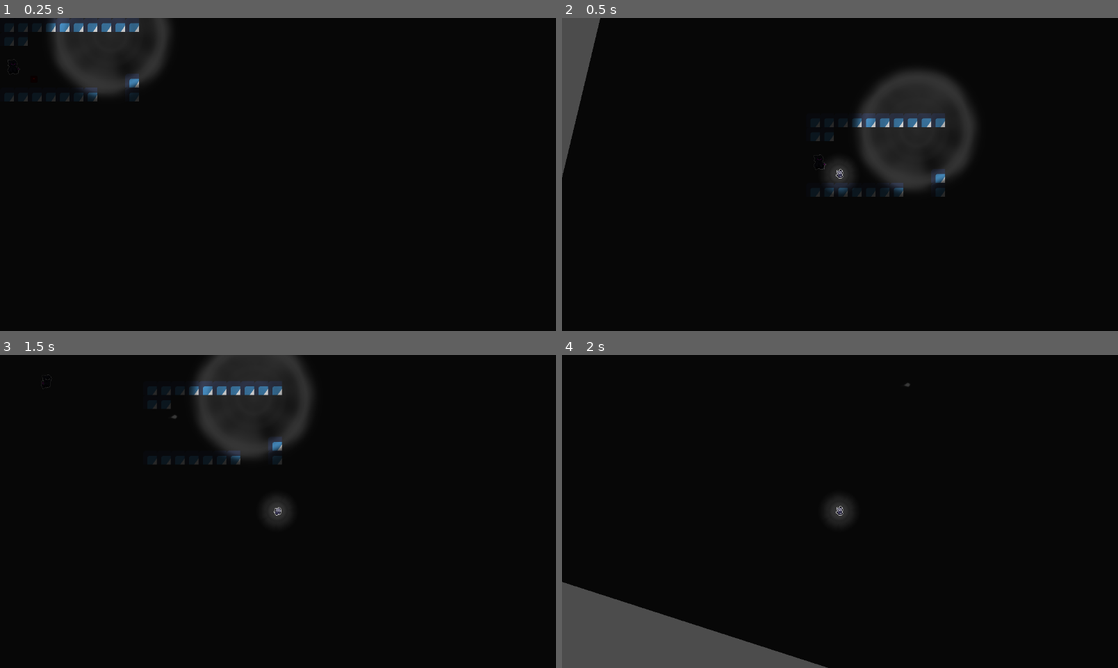
Above: before the commit, frames 1-4 (two rows, left to right).
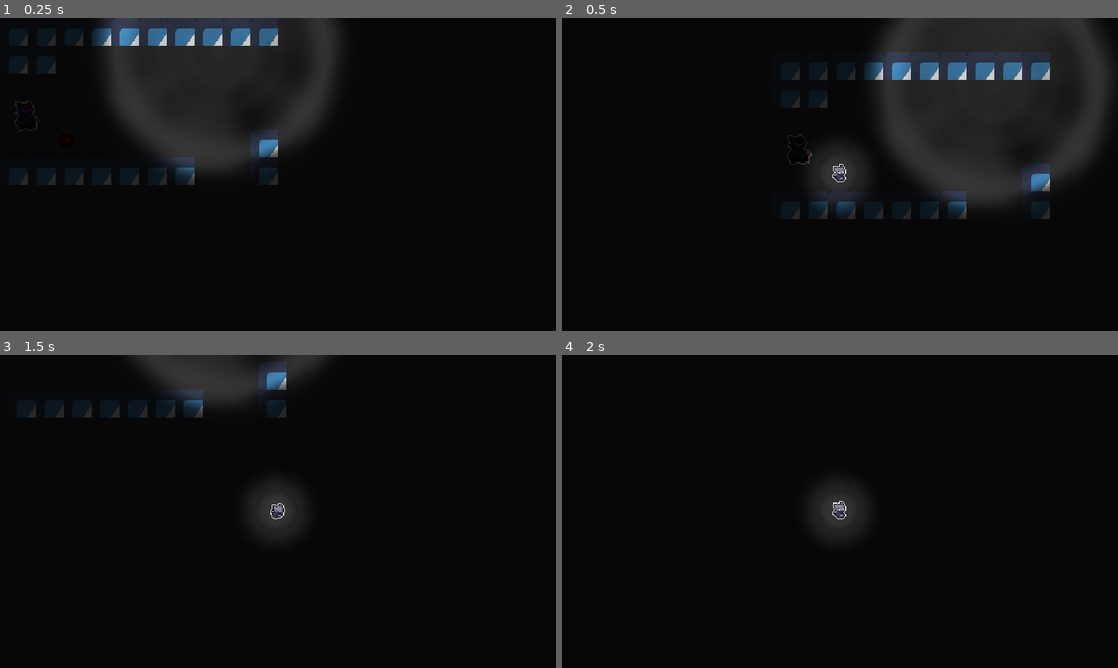
Above: after the commit, the same moments.

Repository: MNchino/LD2022
Game: Godot game, scene res://Playspace.tscn
Two runs of this game, one before a commit and one after it. Both use one fixed random seed, a clock stepped at 60 frames per second and the inputs below. The engine's default icon, where the game draws it, is replaced by a stand-in: a white triangle on a blue panel in a dark square.
Inputs (mouse positions are in pixels of both pictures, inside the frame that each line leads up to):
- Up to frame 1 (0.25 s): no input
- Up to frame 2 (0.5 s): no input
- Up to frame 3 (1.5 s): move the mouse to (400, 495) at 0.52 s; press the mouse at (400, 495) at 0.53 s; hold D (game_right) 0.53-1.28 s; move the mouse to (166, 527) at 1.27 s; release the mouse at (166, 527) at 1.28 s; hold S (game_down) from 1.28 s (still down); tap Shift (game_dash) at 1.35 s
- Up to frame 4 (2 s): keep holding S (game_down)

The runs differ from the first frame. In frame 1, 15% of the frame differs, in the area x 1-61%, y 0-54%; in frame 2, 19%, in the area x 0-99%, y 0-65%; in frame 3, 5.0%; in frame 4, 7.2%.

Commit message:
Changed zoom

Diff:
--- a/The Entity/Level/LevelGeometry/LevelGeometry.tscn
+++ b/The Entity/Level/LevelGeometry/LevelGeometry.tscn
@@ -1,9 +1,6 @@
-[gd_scene load_steps=13 format=2]
+[gd_scene load_steps=7 format=2]
 
 [ext_resource path="res://icon.png" type="Texture" id=1]
-[ext_resource path="res://Level/Bramble/BrambleTrigger.tscn" type="PackedScene" id=2]
-[ext_resource path="res://Level/Water/Water.tscn" type="PackedScene" id=3]
-[ext_resource path="res://Level/Mud/MudTrigger.tscn" type="PackedScene" id=4]
 
 [sub_resource type="ConvexPolygonShape2D" id=1]
 points = PoolVector2Array( 0, 0, 32, 0, 32, 32, 0, 32 )
@@ -65,15 +62,6 @@
 } ]
 0/z_index = 0
 
-[sub_resource type="RectangleShape2D" id=6]
-extents = Vector2( 89.5, 58 )
-
-[sub_resource type="RectangleShape2D" id=7]
-extents = Vector2( 112, 57.5 )
-
-[sub_resource type="RectangleShape2D" id=8]
-extents = Vector2( 87.5, 49.5 )
-
 [node name="LevelGeometry" type="Node2D"]
 
 [node name="Static" type="Node2D" parent="."]
@@ -84,25 +72,3 @@
 collision_layer = 2
 format = 1
 tile_data = PoolIntArray( 0, 0, 0, 1, 0, 0, 2, 0, 0, 3, 0, 0, 4, 0, 0, 5, 0, 0, 6, 0, 0, 7, 0, 0, 8, 0, 0, 9, 0, 0, 65536, 0, 0, 65537, 0, 0, 262153, 0, 0, 327680, 0, 0, 327681, 0, 0, 327682, 0, 0, 327683, 0, 0, 327684, 0, 0, 327685, 0, 0, 327686, 0, 0, 327689, 0, 0 )
-
-[node name="Area2D" parent="." instance=ExtResource( 2 )]
-
-[node name="CollisionShape2D" parent="Area2D" index="0"]
-position = Vector2( 639, 118 )
-shape = SubResource( 6 )
-
-[node name="Water" parent="." instance=ExtResource( 3 )]
-
-[node name="CollisionShape2D" parent="Water" index="0"]
-position = Vector2( 483, 266 )
-shape = SubResource( 7 )
-
-[node name="MudTrigger" parent="." instance=ExtResource( 4 )]
-
-[node name="CollisionShape2D" parent="MudTrigger" index="0"]
-position = Vector2( 504, -21 )
-shape = SubResource( 8 )
-
-[editable path="Area2D"]
-[editable path="Water"]
-[editable path="MudTrigger"]
--- a/The Entity/project.godot
+++ b/The Entity/project.godot
@@ -47,10 +47,11 @@
 
 [display]
 
-window/size/width=1280
-window/size/height=720
+window/size/width=640
+window/size/height=360
 window/size/test_width=1280
 window/size/test_height=720
+window/stretch/mode="2d"
 
 [importer_defaults]
 
